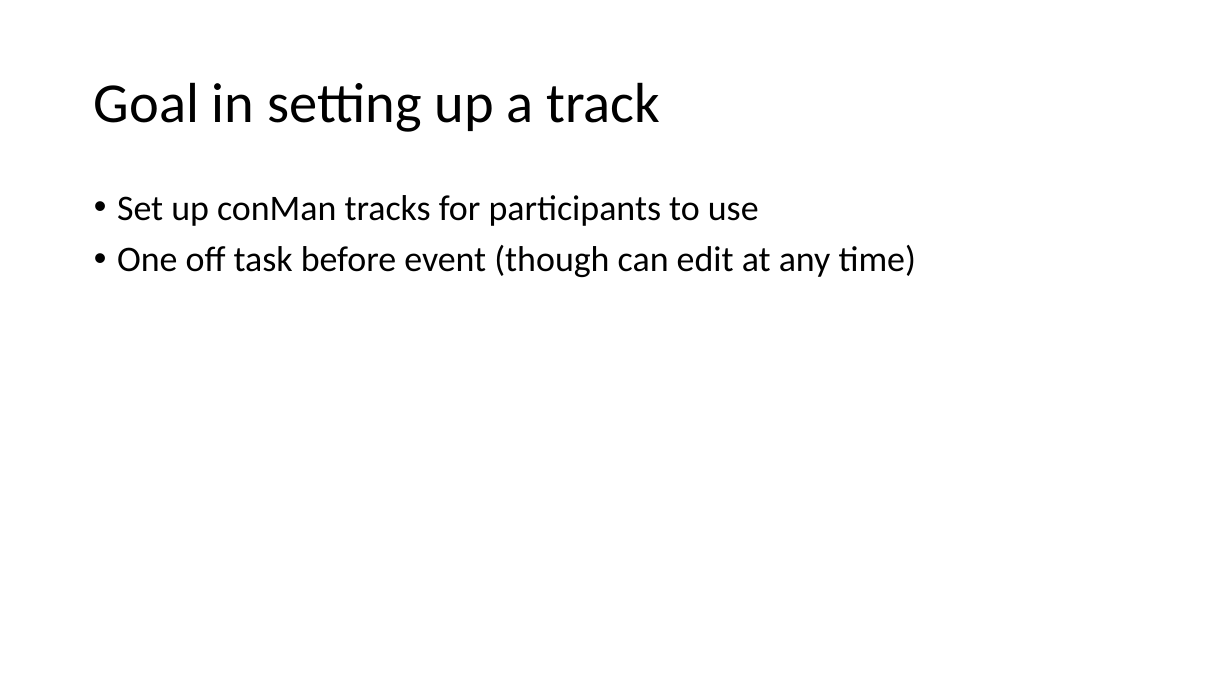
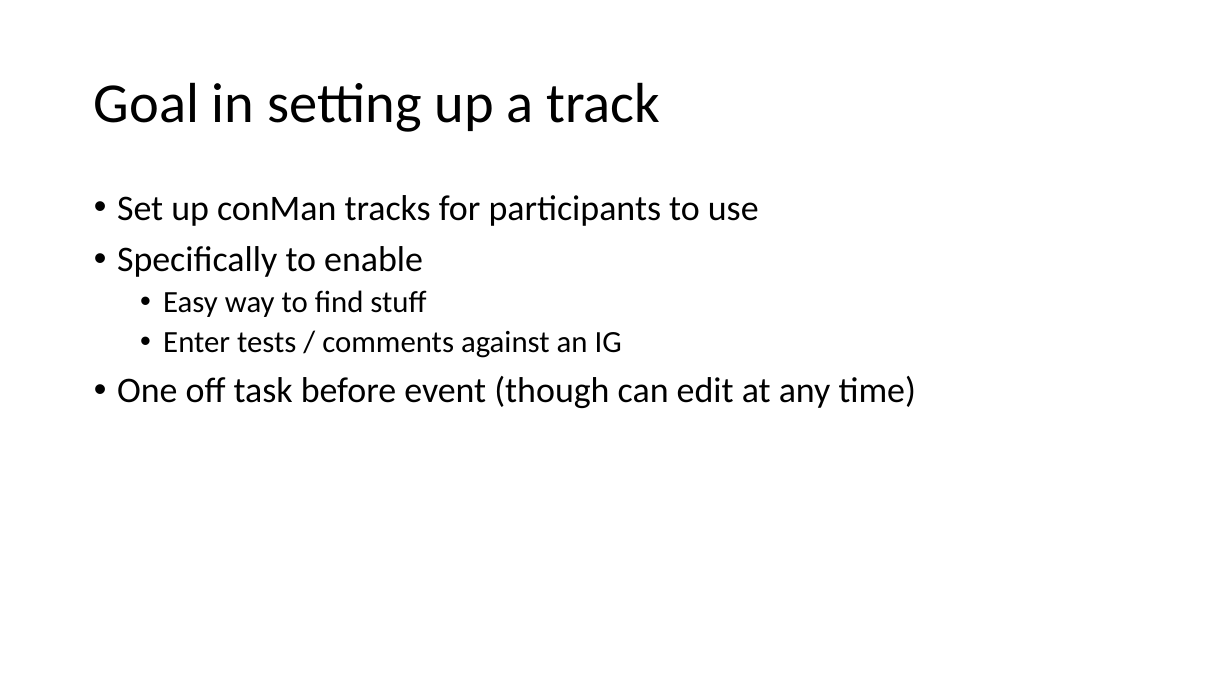
Before and after one commit to davidhay25/framingham, a slide deck: slide 5 of artifacts/conMan.pptx. Drawn at 1232x693 pixels with LibreOffice and Linux fonts; fonts in the diff are those of the drawing. Boxes give left, top, right and bottom in pixels: in the first picture for what was removed or moved away, otherwise in the second. Text is boxed around its words. In the diff, an @@ line names an element or a change of style, - is before the commit and + after.

```diff
--- a/artifacts/conMan.pptx
+++ b/artifacts/conMan.pptx
@@ text at (x1=117, y1=246, x2=622, y2=358): paragraphs added @@
+• Specifically to enable
+  • Easy way to find stuff
+  • Enter tests / comments against an IG
```
Also in this commit, not shown: 11 other slides changed, 8 slides added, 2 other files.
